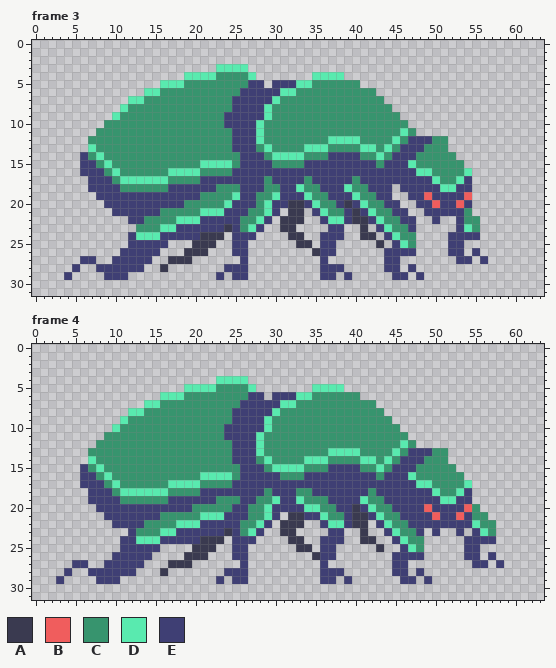
Two states of a pixel-art file, core/assets/ase/scarab.ase. The picture above was drawn from the file before the commit.
64x32 pixels, 7 frames. Shown: frame 3, frame 4. The commit also changed other frames, which this record leaves out.
Visible layers, top first: "front legs", "head", "torso", "butt", "back legs".
Palette (. is transparent): A #3a3a50  B #f05d5d  C #37946e  D #59eaaf  E #3f3f74
Pixels before, frame 3, first column x 4:
 3 ...................DDDD..............................
 4 ...............DDDDCCCCD.......DDDD..................
 5 ............DDDCCCCCCCCEE.EEEDDCCCCCC................
 6 ..........DDCCCCCCCCCCEEEEEDDCCCCCCCCCC..............
 7 ........DDCCCCCCCCCCCEEEEEDCCCCCCCCCCCCC.............
 8 .......DCCCCCCCCCCCCCEEEEDCCCCCCCCCCCCCCC............
 9 ......DCCCCCCCCCCCCCEEEEEDCCCCCCCCCCCCCCCC...........
10 .....CCCCCCCCCCCCCCCEEEEDCCCCCCCCCCCCCCCCCC..........
11 ....CCCCCCCCCCCCCCCCCEEEDCCCCCCCCCCCCCCCCCDC.........
12 ...CCCCCCCCCCCCCCCCCCEEEDCCCCCCCCDDDDCCCCDCEEECC.....
13 ...DCCCCCCCCCCCCCCCCCEEECDCCCCDDDCCCCDDCDCEEECCC.....
14 ..ECDCCCCCCCCCCCCCCCCCEEECDDDDCCCEEEECCDCEEECCCCC....
15 ..EECDCCCCCCCCCCCDDDDCEEEECCCCEEEEEEEEECEEEDCCCCCC...
16 ..EEECDCCCCCCDDDDCCCCEEEEEEEEEEEEEEEEEEEEEEEDDCCCCD..
17 ...EEECDDDDDDCCCCEEEEEEEECEEEECEEEEECEEEEEEEEEDCCDE..
18 ...EEEECCCCCCEEEEEECCCEEECCEEDCCEEEDCCEEE.EEEEEDDEE..
19 ....EEEEEEEEEEEEECCCCDEECCDEEEDCCEEEDCCEE..EEBEEEEB..
20 .....EEEEEEEEEECCCCCDEEECDEEAAEDCCEAEDCCEE..EEBEEBE..
21 ......EEEEEECCCCCDDDEEECCDE.AA.EDCCEAEDCCEE..EEEEEC..
22 ........EECCCCDDDEEEEECCDE.AAA..EDDEAAEDCCEE..E..ECC.
23 .........CCCDDEEEEEEAECDE..AA....EE..A.EDCCE.....EDC.
24 ........EDDDEEEEEAAA.EEE....AA..EEE..AA.EDCC....EEEE.
25 ........EEEEE...AAA..EE......AA.EE.....A.EDC....EE...
26 .......EEEEE...AAA...EE........AEE......EEEE....EE.E.
27 ..EE..EEEEE..AAA......E.........E.......EE.......EE.E
28 .E..EEEEEE..A.......EEE.........EEE.....EE.E.........
29 E....EEE...........E.EE.........EE.E.....EE.E........
Pixels before, frame 4, first column x 3:
 4 ....................DDDD................................
 5 ................DDDDCCCCD.......DDDD....................
 6 .............DDDCCCCCCCCEE.EEEDDCCCCCC..................
 7 ...........DDCCCCCCCCCCEEEEEDDCCCCCCCCCC................
 8 .........DDCCCCCCCCCCCEEEEEDCCCCCCCCCCCCC...............
 9 ........DCCCCCCCCCCCCCEEEEDCCCCCCCCCCCCCCC..............
10 .......DCCCCCCCCCCCCCEEEEEDCCCCCCCCCCCCCCCC.............
11 ......CCCCCCCCCCCCCCCEEEEDCCCCCCCCCCCCCCCCCC............
12 .....CCCCCCCCCCCCCCCCCEEEDCCCCCCCCCCCCCCCCCDC...........
13 ....CCCCCCCCCCCCCCCCCCEEEDCCCCCCCCDDDDCCCCDCEEECC.......
14 ....DCCCCCCCCCCCCCCCCCEEECDCCCCDDDCCCCDDCDCEEECCC.......
15 ...ECDCCCCCCCCCCCCCCCCCEEECDDDDCCCEEEECCDCEEECCCCC......
16 ...EECDCCCCCCCCCCCDDDDCEEEEECCCEEEEEEEEECEEEDCCCCCC.....
17 ...EEECDCCCCCCDDDDCCCCEEEEEEEEEEEEEEEEEEEEEEEDDCCCCD....
18 ....EEECDDDDDDCCCCEEEEEEEECEEECCEEEEEEECEEEEEEEDCCDE....
19 ....EEEECCCCCCEEEEEECCCEECCDEEDCCCEEEEDCCEEEEEEEDDEE....
20 .....EEEEEEEEEEEECCCCCEECCDEEEEDDCCEEAEDCCEEEEBEEEEBC...
21 ......EEEEEEECCCCCDDDEEECCDE.AAEEDCCEAAEDCCEEEEBEEBECC..
22 .......EEEECCCCDDDEEEEECCDE.AAA..EDDEAA.EDCCEEEEEEEEDCC.
23 .........ECCCDDEEEEEEAECDE..AA....EE..A..EDCCE.E..E.EDC.
24 ........EEDDDEEEEEAAA.EEE....AA..EEE..AA..EDCC.....EEEE.
25 ........EEEEE....AAA..EE......AA.EE.....A..EDC.....EE...
26 .......EEEEE....AAA...EE........AEE.......EEEE.....EE.E.
27 ..EE..EEEEE...AAA......E.........E........EE........EE.E
28 .E..EEEEEE...A.......EEE.........EEE......EE.E..........
29 E....EEE............E.EE.........EE.E......EE.E.........
The result:
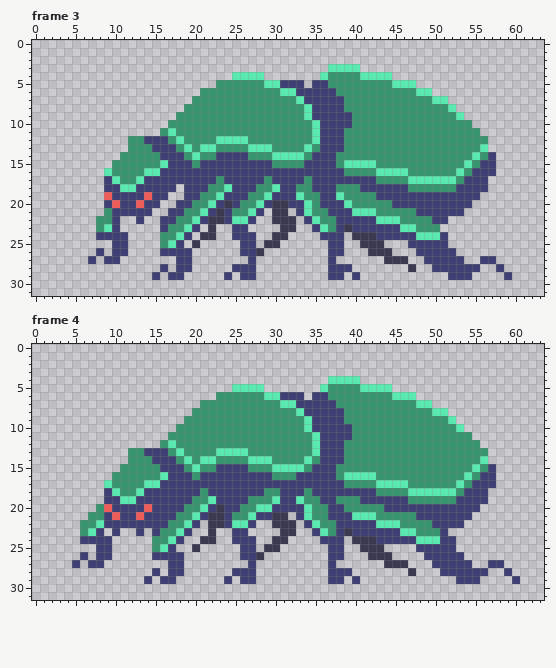
The edit:
Changed rows in their new state; - is an unchanged pixel.
Frame 3:
first column x 4:
 3 -------------------....----------DDDD-------------------
 4 ---------------......DD-D------.-CCCCDDDD---------------
 5 ------------.......----CCDD--E.EE----CCCCDDD------------
 6 ----------.......-----CCCCC--EEEEE-----CCCCCDD----------
 7 --------........-----CCCCCC--DEEEEE-----CCCCCCDD--------
 8 -------........------CCCCC----DEEEE------CCCCCCCD-------
 9 ------........------CCCCCC----DEEEEE------CCCCCCCD------
10 -----........-------CCCCC------DEEEE-------CCCCCCCC-----
11 ----........-D-------CCCC------DEEE-------C-CCCCCCCC----
12 ---.....--EEE-D----DDDDCC------DEEECC----C-CCC--CCCCC---
13 ---.....---EEE-D-DD--CCDD------CEEE--CC-C-CCC---CCCCD---
14 --.....-----EEE-D--EEE-CC------EE-CCC--C-CCC-----CCDCE--
15 --....------DEEE-EEEEE------------CDDDD-CCCC------DCEE--
16 --...DC---DDEEEEEEEEE--------------CCCCDDDDCCC---DCEEE--
17 ---..-DCC-EEEEEEE--C----------------E--CCCCDDD-DDC-EE---
18 ---..--DDEEEE-.---C-DE--C-D--C-E--CC-E---E-CCCCCC--EE---
19 ----.B----B--..----DEE-C-DE--DC-E-DCC----EE--E----EE----
20 ------B--B--..-E--DEA-CCDEAAEEDCEE-DCC--C-EE--E--E------
21 -----C-----..EE---EA-CCDE.AA.EDCCEE-DD---CCCE-----.-----
22 ----CCE-.-..EECC--AA-DDE..A--.EDCCE-EE--DDCCCC-E-...----
23 ----CDE--...ECCD-.A..-E..------EDC-AEEE-EEDDCCC--...----
24 ----EEEE....CCD-.--.------AA..------A--E-EEEDDDE....----
25 ------EE....CDE--..--.-E-AA--..-.-E--AA--..EEEEE..------
26 ----E-E-....EEEE..---.-EA------..-E---AAA...EEEE-.-.----
27 --.--E-....--.EE------.E--------.E------AAA--EEEE-.--E--
28 -.--......--E-EE----.--E--------.--E----..-A--EEEEEE--E-
29 .----...---E-EE----.E.-E--------.-E.E----..-.---EEE----E
Frame 4:
first column x 3:
 4 --------------------....----------DDDD--------------------
 5 ----------------......DD-D------.-CCCCDDDD----------------
 6 -------------.......----CCDD--E.EE----CCCCDDD-------------
 7 -----------.......-----CCCCC--EEEEE-----CCCCCDD-----------
 8 ---------........-----CCCCCC--DEEEEE-----CCCCCCDD---------
 9 --------........------CCCCC----DEEEE------CCCCCCCD--------
10 -------........------CCCCCC----DEEEEE------CCCCCCCD-------
11 ------........-------CCCCC------DEEEE-------CCCCCCCC------
12 -----........-D-------CCCC------DEEE-------C-CCCCCCCC-----
13 ----.....--EEE-D----DDDDCC------DEEECC----C-CCC--CCCCC----
14 ----.....---EEE-D-DD--CCDD------CEEE--CC-C-CCC---CCCCD----
15 ---.....-----EEE-D--EEE-CC------EE-CCC--C-CCC-----CCDCE---
16 ---....------DEEE-EEEEE----C--E----CDDDD-CCCC------DCEE---
17 ---...DC---DDEEEEEEEEE--------------CCCCDDDDCCC---DCEEE---
18 ----..-DCC-EEEEEEEC--------C--E--------ECCCCDDD-DDC-EE----
19 ----..--DDEEEE---CCDEEE-C--------E-CCCEEE---CCCCCC--EE----
20 -----CB----B----C-DEAE-C-D------C-E-CCCC-E----E----EE-----
21 ----CC-B--B--EE--DEAA-CCDEEAA.EDCCEE-DDDC--CC--E--E-..----
22 ---CCDE----EEE-C-E.AA-DDE..A--.EDCCE-EEED-D-CCC----....---
23 ---CDE-E-.E.ECCD-..A..-E..------EDC-AEEEE-EDDCCCE-.-...---
24 ---EEEE-....CCD-..--.------AA..------A--EE-EEDDDEE-....---
25 -----EE-....CDE---..--.-E-AA--..-.-E--AA---..EEEEE-..-----
26 ---E-EE.....EEEE...---.-EA------..-E---AAA....EEEEE..-.---
27 ---.EE.....---EE.------.E--------.E------AAA---EEEEE..E---
28 -.--......--E.EE-----.--E--------.--E-----..A.--EEEEEE--E-
29 .----...---E-EE-----.E.-E--------.-E.E-----..-.---EEE----E
